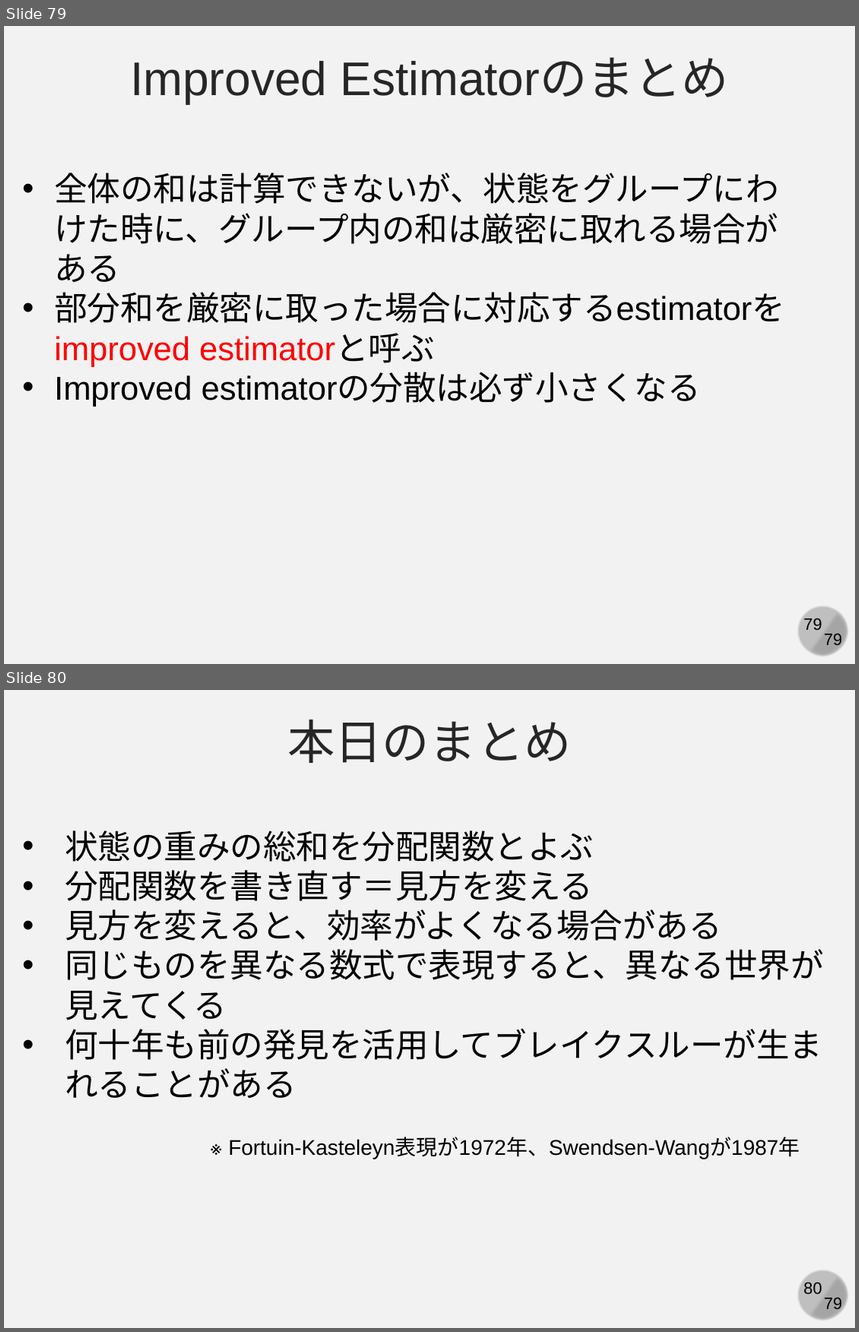
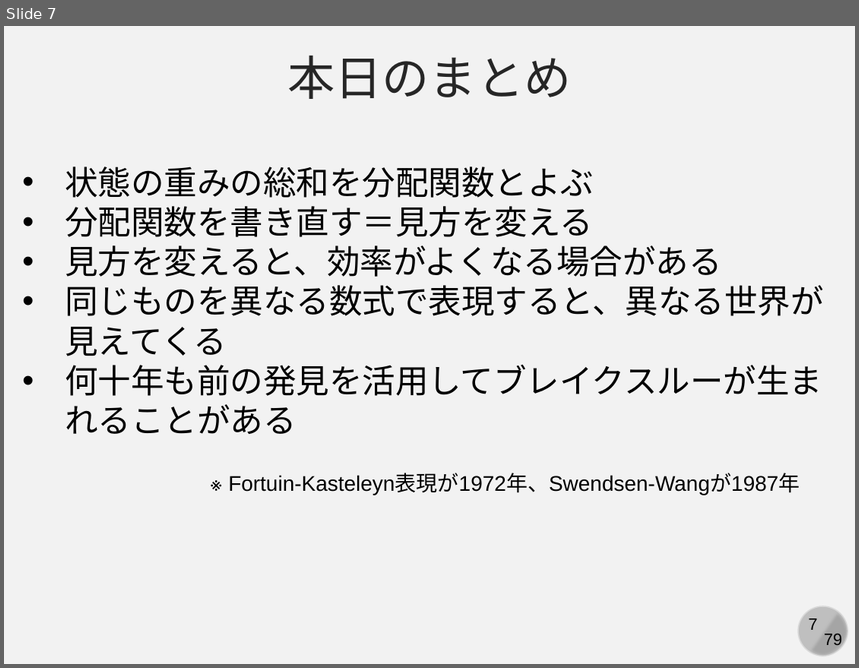
Before and after one commit to kaityo256/simulation_engineering, a slide deck: markov_chain/markov.pptx. Shown one above the other, each under a label of ours: slides 79 and 80 before the commit, slide 7 after it. The pictures are 859x1332 and 859x668 pixels, drawn with LibreOffice and Linux fonts; fonts in the diff are those of the drawing. Boxes give left, top, right and bottom in pixels: in the first picture for what was removed or moved away, otherwise in the second. Text is boxed around its words. In the diff, an @@ line names an element or a change of style, - is before the commit and + after.

```diff
--- a/markov_chain/markov.pptx
+++ b/markov_chain/markov.pptx
@@ slide 79 removed at [4,26,855,664], background #F2F2F2; not listed: 4 template elements that a slide beside it also shows @@
@@ text removed at [130,57,729,104] @@
-Improved Estimatorのまとめ
@@ text removed at [54,173,785,407] @@
-• 全体の和は計算できないが、状態をグループにわけた時に、グループ内の和は厳密に取れる場合がある
-• 部分和を厳密に取った場合に対応するestimatorをimproved estimatorと呼ぶ
-• Improved estimatorの分散は必ず小さくなる
@@ what was slide 80 is now slide 7 @@
@@ page number at [809,619,818,630]: text changed @@
-80
+7
```
Also in this commit, not shown: 2 slides changed, 3 slides added, 75 other slides removed.
